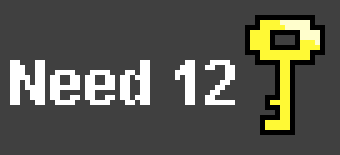
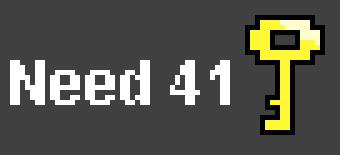
Before/after of a 340 x 155 layered artwork. What changed in the layer stack:
renamed "Need 12" to "Need 41", painted on it over [170, 60, 235, 105]
